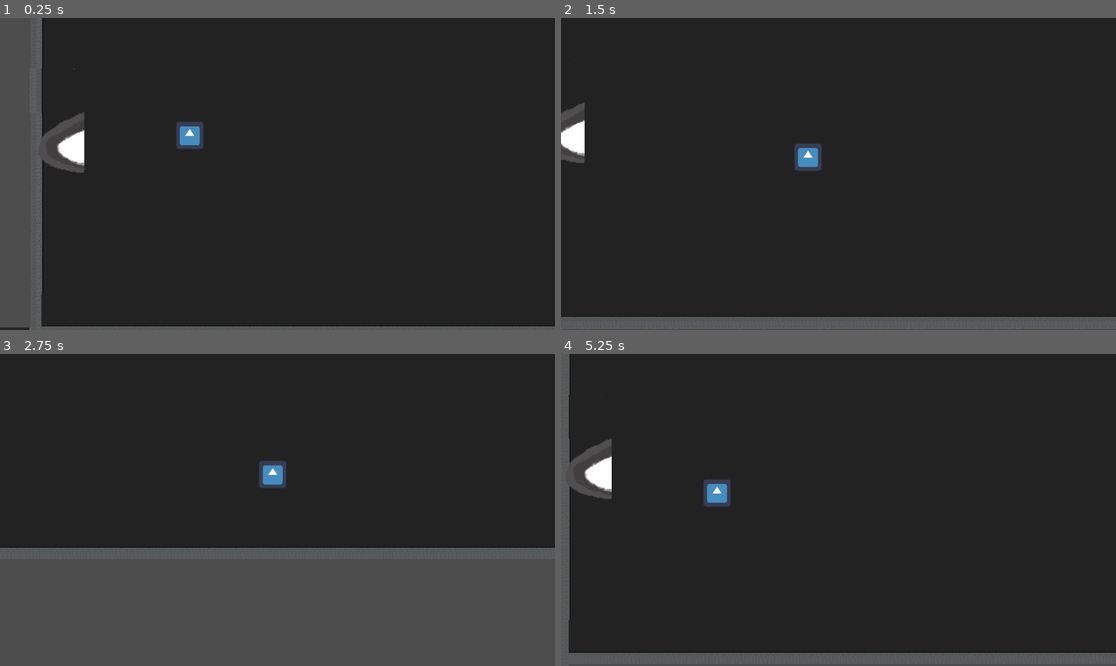
Above: before the commit, frames 1-4 (two rows, left to right).
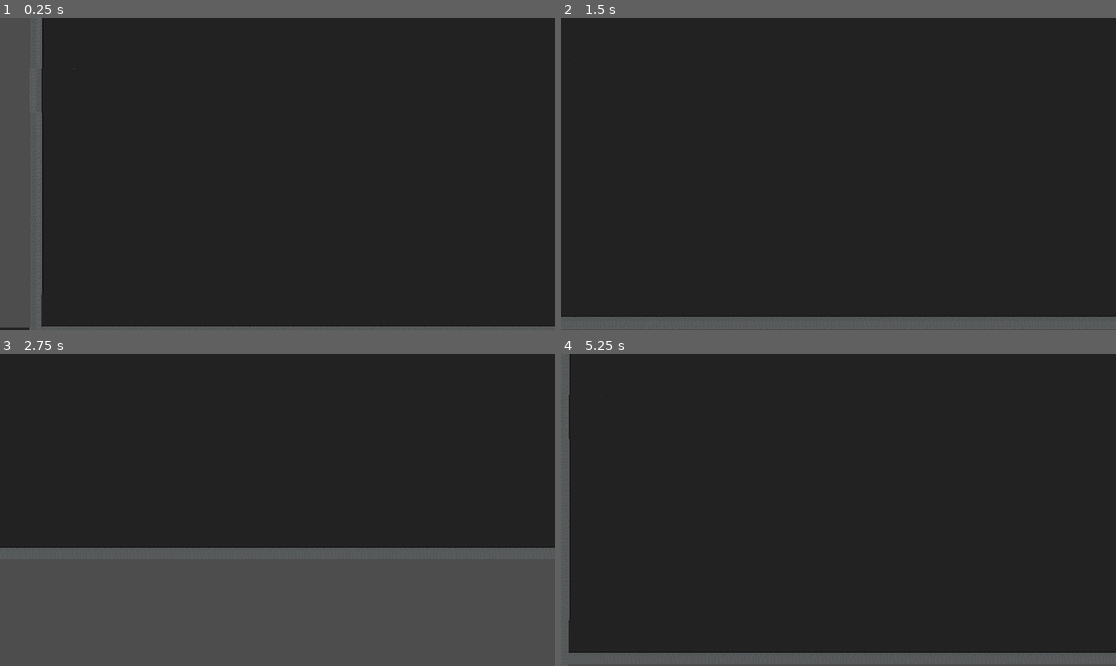
Above: after the commit, the same moments.

Repository: shadow-cove-studios/creature-cafe
Game: Godot game, scene res://dungeon.tscn
Two runs of this game, one before a commit and one after it. Both use one fixed random seed, a clock stepped at 60 frames per second and the inputs below. This scene is started directly instead of the project's main scene. The engine's default icon, where the game draws it, is replaced by a stand-in: a white triangle on a blue panel in a dark square.
Inputs:
- Up to frame 1 (0.25 s): no input
- Up to frame 2 (1.5 s): hold D (right) 0.53-1.28 s; hold S (down) from 1.28 s (still down)
- Up to frame 3 (2.75 s): release S (down) at 2.03 s; hold D (right) from 2.03 s (still down)
- Up to frame 4 (5.25 s): release D (right) at 2.78 s; hold W (up) 2.78-3.53 s; hold A (left) 3.53-5.03 s; hold S (down) from 5.03 s (still down)

The runs differ from the first frame. In frame 1, 1.6% of the frame differs, in the area x 7-37%, y 30-50%; in frame 2, 1.2%; in frame 3, 0.4%; in frame 4, 1.6%, in the area x 1-31%, y 27-49%.

Commit message:
chefie2.0+corners
changelog:
- added updated chefie walk and idle animations
- added dungeon wall corner

Diff:
--- a/project/dungeon.tscn
+++ b/project/dungeon.tscn
@@ -43,6 +43,7 @@
 z_index = -4
 
 [node name="Exit" type="Area2D" parent="."]
+visible = false
 position = Vector2(48, 442)
 script = ExtResource("1_dy3h2")
 
@@ -73,6 +74,7 @@
 position_smoothing_speed = 3.5
 
 [node name="Player" type="CharacterBody2D" parent="." groups=["teleportableObjects"]]
+visible = false
 z_index = 10
 position = Vector2(57, 272)
 scale = Vector2(0.33, 0.33)
@@ -1009,7 +1011,6 @@
 [node name="WallLeft5" type="Sprite2D" parent="Map parts"]
 z_index = -4
 position = Vector2(544, 96)
-scale = Vector2(1, 1)
 texture = ExtResource("4_jq210")
 
 [node name="WallDown2" type="Sprite2D" parent="Map parts"]
Binary file changed: project/chefie_idle.gif
Binary file added: project/chefie_walk .gif
Binary file added: project/chefie_walk.gif
Binary file added: project/wall corner.png
Not shown, added: project/wall corner.png.import
